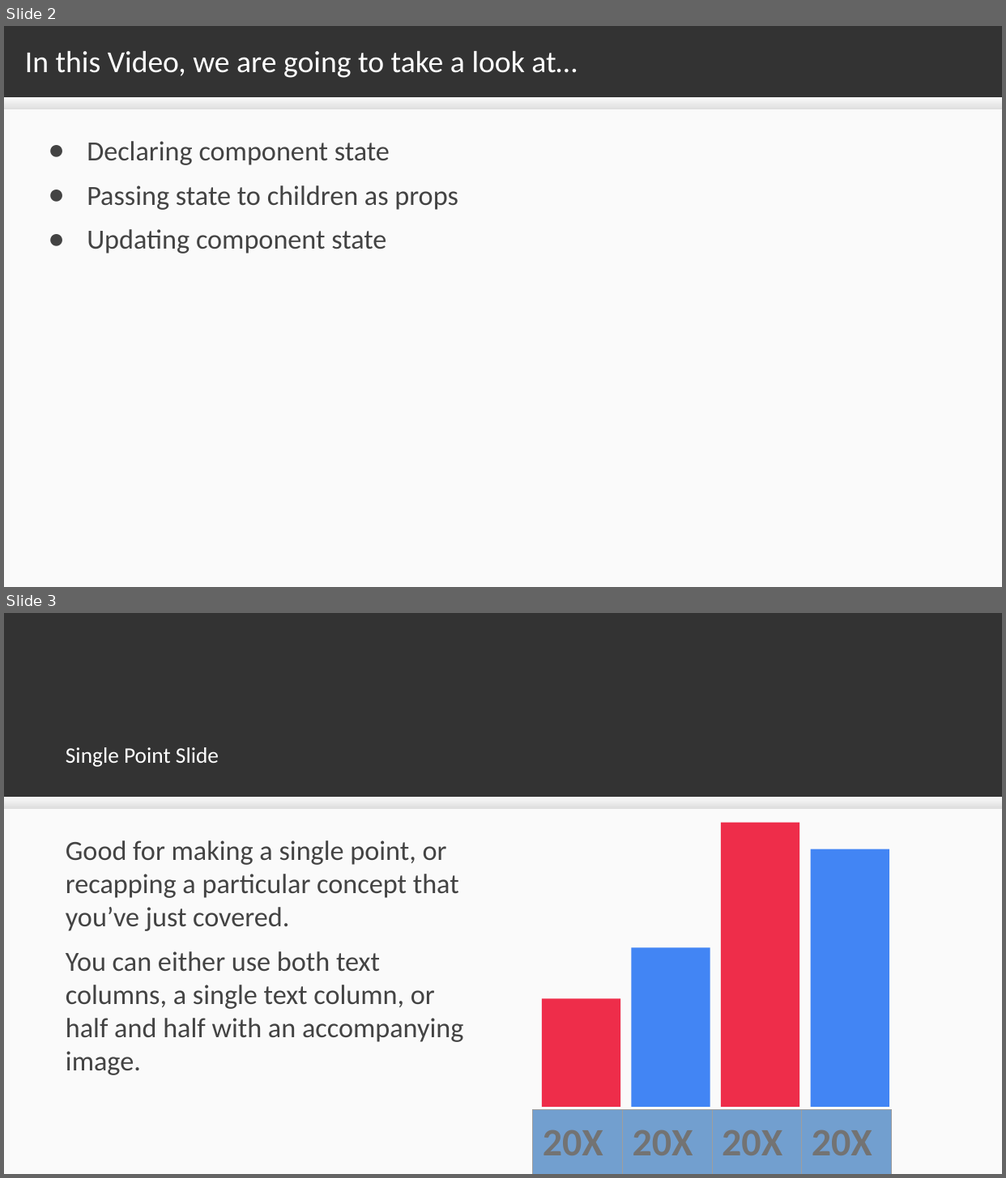
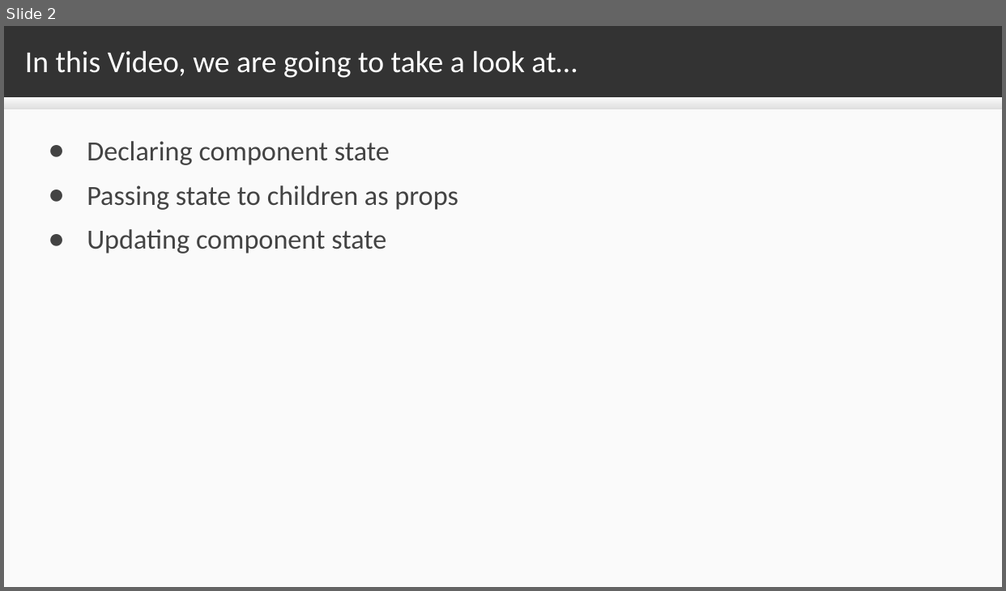
Before and after one commit to sslotsky/next-scripts, a slide deck: video-2.2/2.2.odp. Shown one above the other, each under a label of ours: slides 2 and 3 before the commit, slide 2 after it. The pictures are 1006x1178 and 1006x591 pixels, drawn with LibreOffice and Linux fonts; fonts in the diff are those of the drawing. Boxes give left, top, right and bottom in pixels: in the first picture for what was removed or moved away, otherwise in the second. Text is boxed around its words. In the diff, an @@ line names an element or a change of style, - is before the commit and + after.

```diff
--- a/video-2.2/2.2.odp
+++ b/video-2.2/2.2.odp
@@ slide 3 removed at [4, 613, 1002, 1174], background #333333 @@
@@ title removed at [66, 747, 219, 767] @@
-Single Point Slide
@@ rectangle removed at [4, 797, 1002, 1174] @@
@@ rectangle removed at [4, 797, 1002, 809] @@
@@ rectangle removed at [721, 823, 799, 1107] @@
@@ text removed at [66, 841, 463, 1076] @@
-Good for making a single point, or recapping a particular concept that you’ve just covered.
-You can either use both text columns, a single text column, or half and half with an accompanying image.
@@ rectangle removed at [811, 850, 889, 1107] @@
@@ rectangle removed at [632, 948, 710, 1107] @@
@@ rectangle removed at [542, 999, 620, 1107] @@
@@ table removed at [533, 1110, 892, 1174], 1 rows, 4 columns @@
-20XX | 20XX | 20XX | 20XX
```
Also in this commit, not shown: 1 slide changed, 6 other slides removed, 10 other files.
